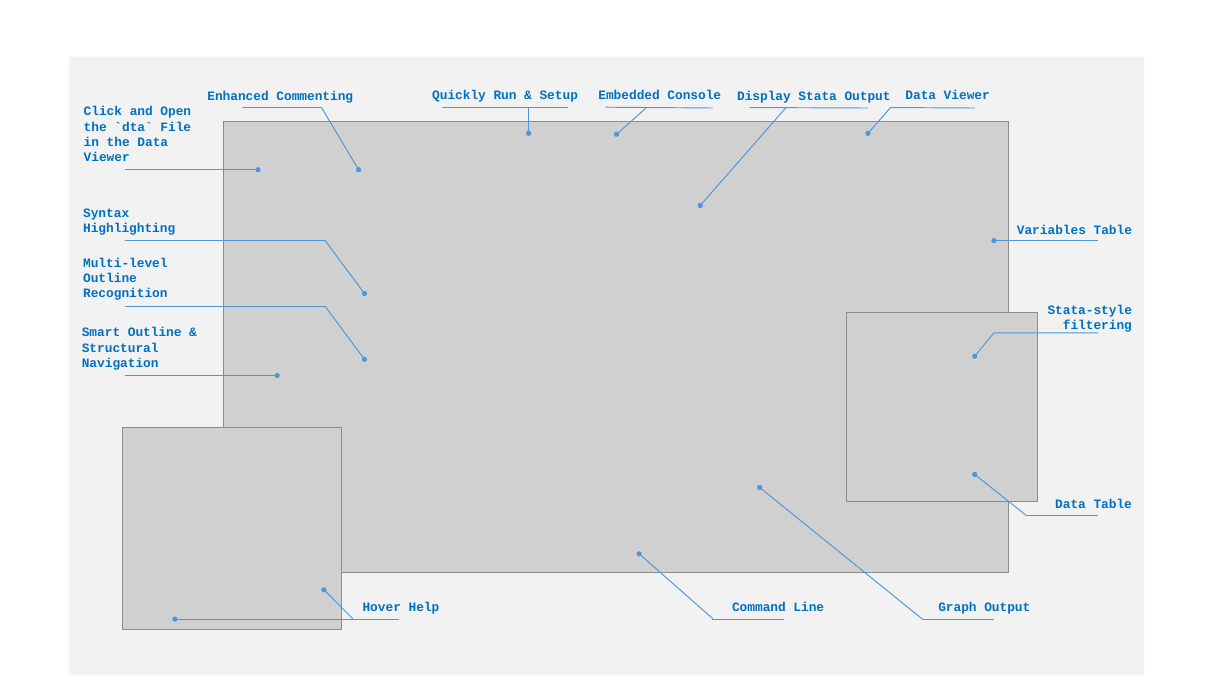
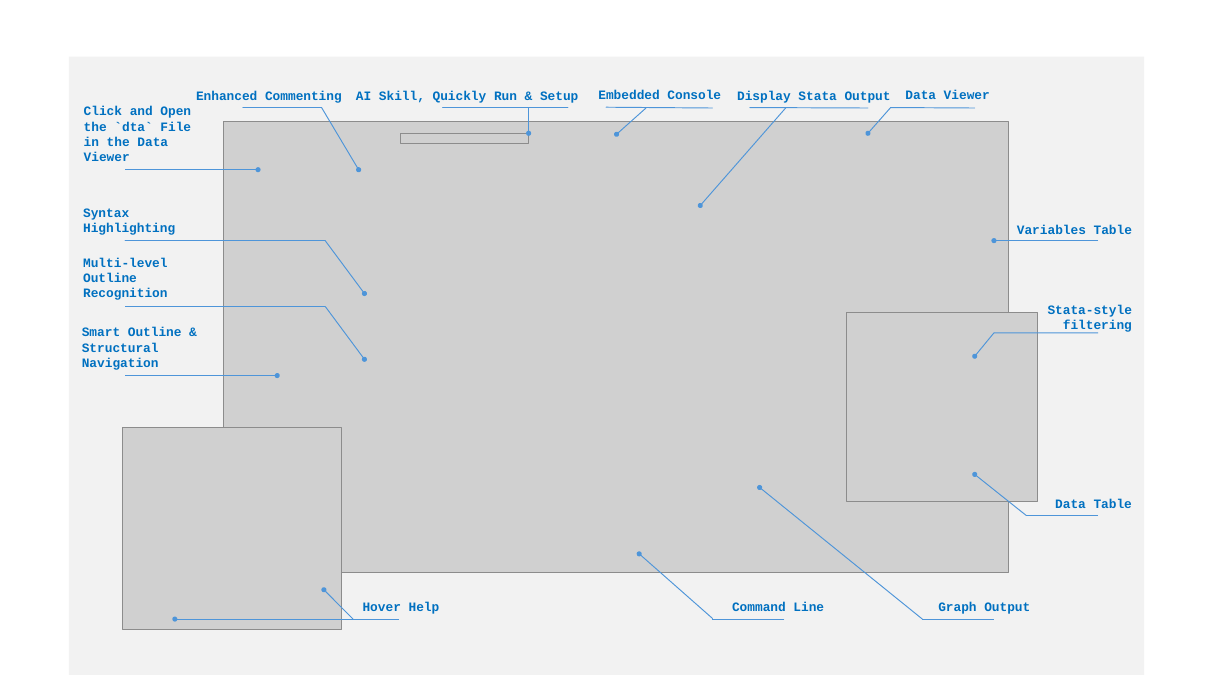
Before and after one commit to ZihaoVistonWang/stata-all-in-one, a slide deck: slide 1 of img/example-marked.pptx. Drawn at 1232x693 pixels with LibreOffice and Linux fonts; fonts in the diff are those of the drawing; grey boxes stand for pictures. Boxes give left, top, right and bottom in pixels: in the first picture for what was removed or moved away, otherwise in the second. Text is boxed around its words. In the diff, an @@ line names an element or a change of style, - is before the commit and + after.

```diff
--- a/img/example-marked.pptx
+++ b/img/example-marked.pptx
@@ text "Enhanced Commenting": place and size @@
-text "Enhanced Commenting" at (207,90,353,103)
+text "Enhanced Commenting" at (196,90,342,103)
@@ text at (356,91,578,103): text changed @@
-Quickly Run & Setup
+AI Skill, Quickly Run & Setup
@@ picture added at (401,133,530,143) @@
```
Also in this commit, not shown: 1 other slide changed, 13 other files.
